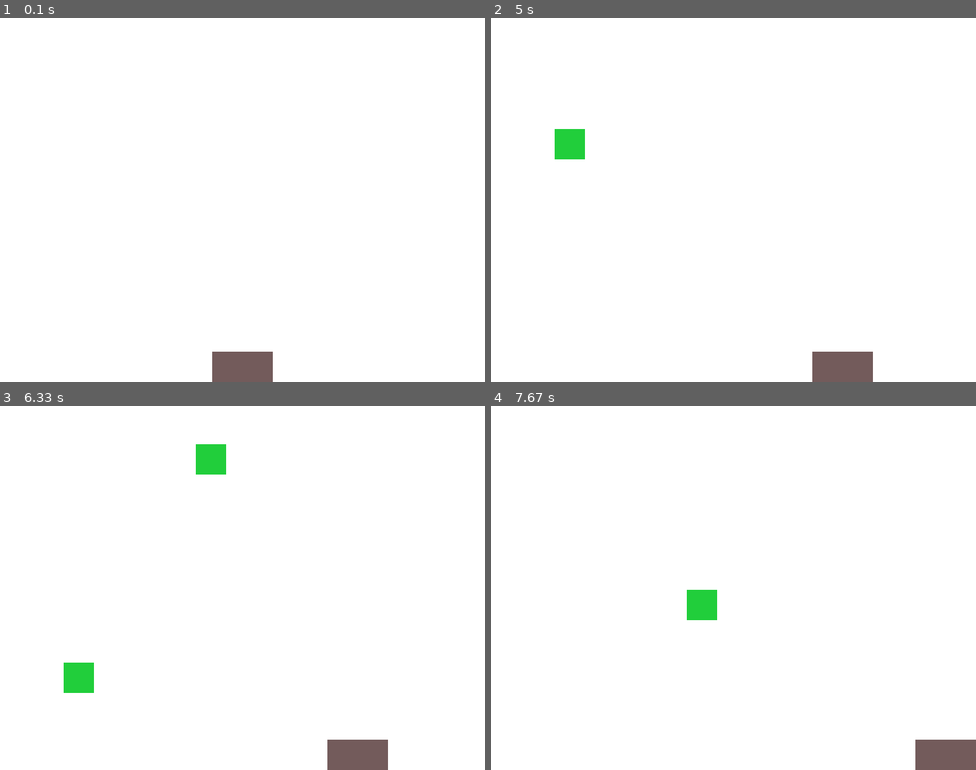
Above: before the commit, frames 1-4 (two rows, left to right).
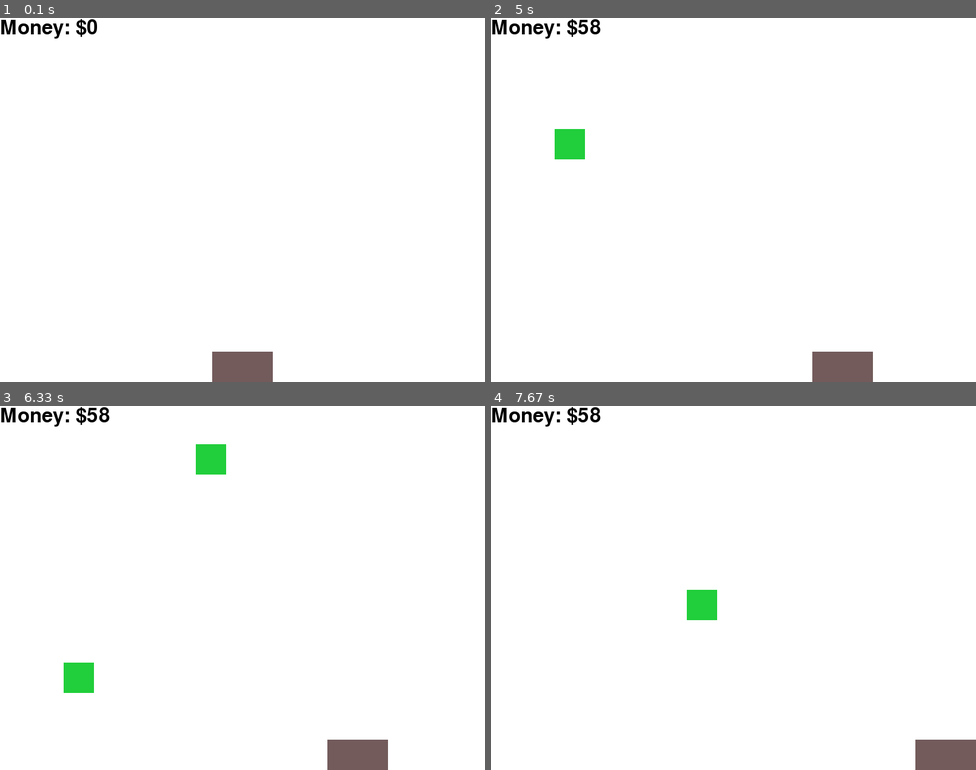
Above: after the commit, the same moments.

Repository: gnikkoch96/pygame-projects
Game: pygame game, started from test_game/main.py
Same seed, same stepped clock (60 frames per second), same inputs: the game is played once before the commit and once after it.
Inputs:
- Up to frame 1 (0.1 s): no input
- Up to frame 2 (5 s): hold Right 0.33-0.8 s; hold Right 0.83-1.3 s; hold Left 1.33-1.87 s; hold Left 1.9-2.3 s; hold Right 2.33-2.97 s; hold Left 3-3.47 s; hold Right 3.5-3.97 s; hold Right 4-4.47 s; hold Left from 4.5 s (still down)
- Up to frame 3 (6.33 s): release Left at 5.03 s; hold Left 5.07-5.47 s; hold Right 5.5-6.13 s; hold Left from 6.17 s (still down)
- Up to frame 4 (7.67 s): release Left at 6.63 s; hold Right 6.67-7.13 s; hold Right 7.17-7.63 s

The runs differ from the first frame. In frame 1, 0.4% of the frame differs, in the area x 0-20%, y 0-6%; in frame 2, 0.5%, in the area x 0-23%, y 0-6%; in frame 3, 0.5%; in frame 4, 0.5%.

Commit message:
feat: score updates based on money earned

Diff:
--- a/test_game/main.py
+++ b/test_game/main.py
@@ -38,8 +38,10 @@
 SPAWN_RATE: int = 120
 frame_count = 0
 
+score: int = 0
+
 def update():
-    global frame_count
+    global frame_count, score
 
     # spawn new money
     frame_count += 1
@@ -54,6 +56,9 @@
 
         money_rect = pygame.Rect(money[0], money[1], money[2], money[3])
         if bucket_rect.colliderect(money_rect):
+            # update score
+            score += random.randint(10, 100)
+
             money_list.remove(money)
         elif money[1] > SCREEN_HEIGHT:
             money_list.remove(money)
@@ -85,6 +90,10 @@
     # render bucket
     pygame.draw.rect(screen, pygame.Color(bucket[4]), bucket[:4])
 
+
+    text = font.render(f"Money: ${score}", True, pygame.Color("#000000"))
+    screen.blit(text, (0, 0))
+
     pygame.display.flip()
 
 while running:
